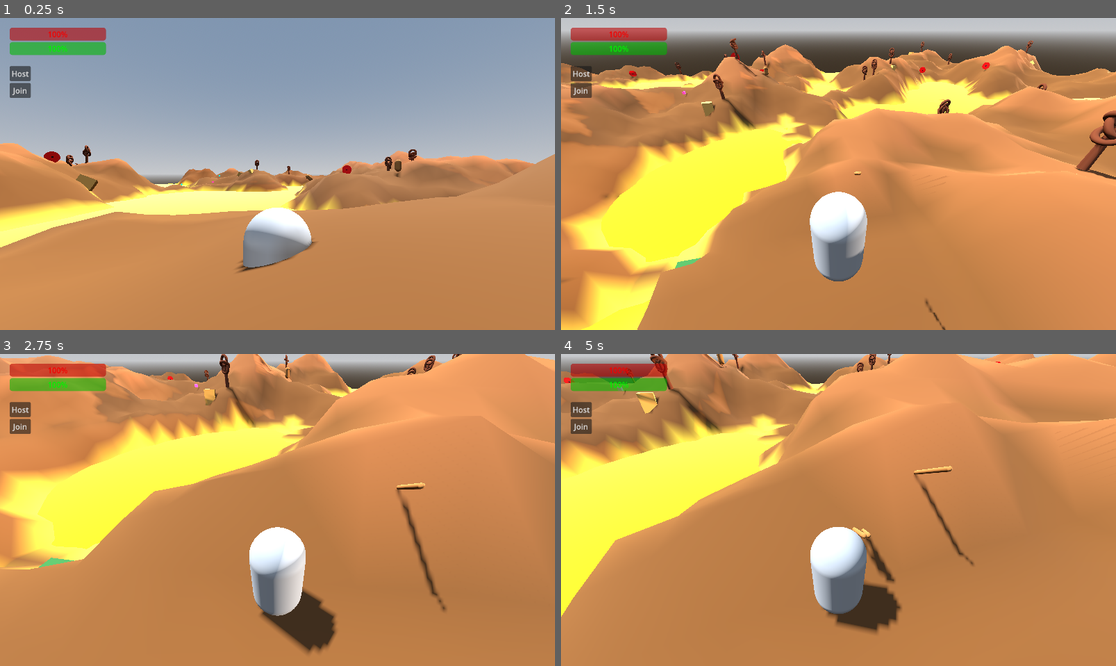
Above: before the commit, frames 1-4 (two rows, left to right).
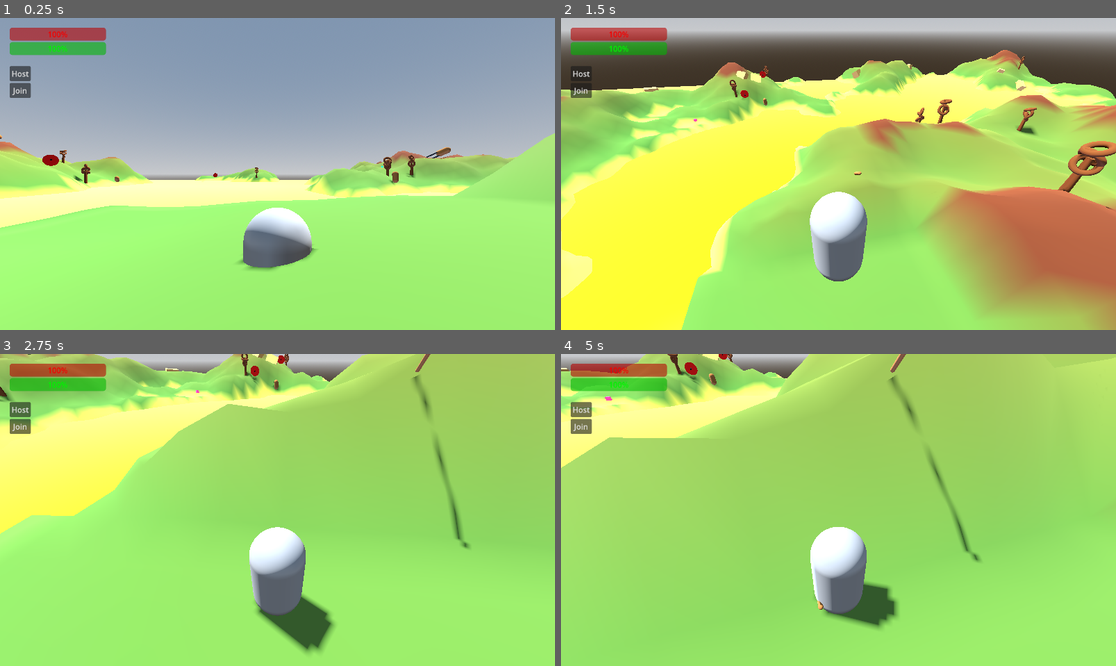
Above: after the commit, the same moments.

Repository: travist89/SpearMan
Game: Godot game, scene res://World.tscn
Same seed, same stepped clock (60 frames per second), same inputs: the game is played once before the commit and once after it. The project has no main scene, so this scene is started directly.
Inputs (mouse positions are in pixels of both pictures, inside the frame that each line leads up to):
- Up to frame 1 (0.25 s): no input
- Up to frame 2 (1.5 s): click "Host" at 0.5 s; move the mouse to (866, 174) at 1.27 s; press the mouse at (866, 174) at 1.28 s; hold Up (ui_up) from 1.28 s (still down)
- Up to frame 3 (2.75 s): keep holding Up (ui_up); move the mouse to (249, 510) at 2.02 s; release the mouse at (249, 510) at 2.03 s; tap Shift at 2.1 s
- Up to frame 4 (5 s): keep holding Up (ui_up); move the mouse to (849, 503) at 2.77 s; press the mouse at (849, 503) at 2.78 s; move the mouse to (832, 516) at 3.52 s; release the mouse at (832, 516) at 3.53 s; tap Shift at 3.6 s; move the mouse to (877, 513) at 4.27 s; press the mouse at (877, 513) at 4.28 s

The runs differ from the first frame. In frame 1, 52% of the frame differs, in the area x 0-100%, y 36-100%; in frame 2, 73%; in frame 3, 95%; in frame 4, 97%, in the area x 0-100%, y 0-100%.
Error before the commit: Invalid assignment of property or key 'light_intensity' with value of type 'float' on a base object of type 'DirectionalLight3D'. (res://World.gd:88)

Commit message:
Environment Fix: Restored greenery, improved lake visibility, and enhanced Day/Night sky colors

Diff:
--- a/World.gd
+++ b/World.gd
@@ -12,13 +12,13 @@
 # Environment
 var noise = FastNoiseLite.new()
 var terrain_size = 200.0
-var terrain_height = 15.0
+var terrain_height = 18.0
 var terrain_resolution = 100
-var lake_level = -2.0
+var lake_level = 0.0 # Raised lake level to be more visible
 
 # Day/Night Cycle
 var time = 0.0
-var day_duration = 60.0 # Seconds for a full day
+var day_duration = 120.0 # Slower day cycle
 var sun: DirectionalLight3D
 var moon: DirectionalLight3D
 var world_env: WorldEnvironment
@@ -39,7 +39,7 @@
 
 	randomize()
 	noise.seed = 12345
-	noise.frequency = 0.02
+	noise.frequency = 0.015
 	noise.fractal_octaves = 4
 
 	setup_environment()
@@ -48,65 +48,61 @@
 	update_day_night_cycle(delta)
 
 func setup_lighting_and_sky():
-	# World Environment
 	world_env = WorldEnvironment.new()
 	var env = Environment.new()
 	var sky = Sky.new()
 	var sky_mat = ProceduralSkyMaterial.new()
 
-	# Starry night setup
-	sky_mat.sky_top_color = Color(0.1, 0.1, 0.3)
-	sky_mat.sky_horizon_color = Color(0.5, 0.4, 0.5)
-	sky_mat.ground_bottom_color = Color(0.1, 0.1, 0.1)
-	sky_mat.ground_horizon_color = Color(0.5, 0.4, 0.5)
+	sky_mat.sky_top_color = Color(0.4, 0.6, 1.0)
+	sky_mat.sky_horizon_color = Color(0.6, 0.5, 0.4)
+	sky_mat.ground_bottom_color = Color(0.2, 0.1, 0.1)
 
 	sky.sky_material = sky_mat
 	env.sky = sky
 	env.background_mode = Environment.BG_SKY
 	env.ambient_light_source = Environment.AMBIENT_SOURCE_SKY
-
-	# Glow for mustard and stars
+	env.tonemap_mode = Environment.TONE_MAPPER_FILMIC
 	env.glow_enabled = true
-	env.glow_intensity = 0.8
-	env.glow_bloom = 0.2
 
 	world_env.environment = env
 	add_child(world_env)
 
-	# Sun
 	sun = DirectionalLight3D.new()
 	sun.name = "Sun"
 	sun.shadow_enabled = true
-	sun.light_color = Color(1.0, 0.9, 0.8)
+	sun.light_color = Color(1.0, 1.0, 0.8)
 	add_child(sun)
 
-	# Moon
 	moon = DirectionalLight3D.new()
 	moon.name = "Moon"
 	moon.shadow_enabled = true
-	moon.light_color = Color(0.4, 0.5, 0.8)
-	moon.light_intensity = 0.5
+	moon.light_color = Color(0.5, 0.6, 1.0)
+	moon.light_energy = 0.5
 	add_child(moon)
 
 func update_day_night_cycle(delta):
 	time += delta
 	var progress = fmod(time / day_duration, 1.0)
-	var angle = progress * TAU
-
-	# Rotate Sun & Moon
+	var angle = progress * TAU - (PI / 2) # Offset to start at dawn
+
 	sun.rotation.x = angle
 	moon.rotation.x = angle + PI
 
-	# Adjust energy based on altitude
-	sun.light_energy = clamp(sin(angle) * 2.0, 0.0, 1.2)
-	moon.light_energy = clamp(sin(angle + PI) * 2.0, 0.0, 0.8)
-
-	# Adjust sky colors for sunrise/sunset
+	var sun_height = sin(angle)
+	sun.light_energy = clamp(sun_height * 2.0, 0.0, 1.2)
+	moon.light_energy = clamp(-sun_height * 2.0, 0.0, 0.7)
+
 	var sky_mat = world_env.environment.sky.sky_material
-	var day_color = Color(0.4, 0.6, 1.0)
-	var night_color = Color(0.02, 0.02, 0.1)
-	var lerp_val = clamp(sin(angle) + 0.5, 0.0, 1.0)
-	sky_mat.sky_top_color = night_color.lerp(day_color, lerp_val)
+	var day_sky = Color(0.3, 0.5, 0.9)
+	var night_sky = Color(0.01, 0.01, 0.05)
+	var sunset_sky = Color(0.8, 0.3, 0.1)
+
+	if sun_height > 0.1:
+		sky_mat.sky_top_color = day_sky
+	elif sun_height > -0.1:
+		sky_mat.sky_top_color = sunset_sky
+	else:
+		sky_mat.sky_top_color = night_sky
 
 func create_multiplayer_ui():
 	var canvas = CanvasLayer.new()
@@ -142,7 +138,7 @@
 	var player = player_scene.instantiate()
 	player.name = str(id)
 	add_child(player)
-	player.position = Vector3(0, 15, 0)
+	player.position = Vector3(0, 20, 0)
 	if has_node("Player"): $Player.queue_free()
 
 func setup_environment():
@@ -152,39 +148,46 @@
 		scatter_targets(30)
 		scatter_enemies(12, 5)
 		scatter_collectibles(20)
-		scatter_pretzel_trees(60)
-		scatter_crouton_rocks(40)
+		scatter_pretzel_trees(50)
+		scatter_crouton_rocks(30)
 
 func create_terrain():
 	var st = SurfaceTool.new()
 	st.begin(Mesh.PRIMITIVE_TRIANGLES)
 	for z in range(terrain_resolution + 1):
 		for x in range(terrain_resolution + 1):
-			var percent_x = float(x) / terrain_resolution
-			var percent_z = float(z) / terrain_resolution
-			var world_x = (percent_x - 0.5) * terrain_size
-			var world_z = (percent_z - 0.5) * terrain_size
-			var y = noise.get_noise_2d(world_x, world_z) * terrain_height
-			if abs(world_x) < 10 and abs(world_z) < 10: y = lerp(y, 2.0, 0.8)
-			var color = Color(0.4, 0.25, 0.1)
-			if y < lake_level + 0.5: color = Color(0.8, 0.7, 0.2)
-			elif y > 5.0: color = Color(0.5, 0.3, 0.15)
+			var px = float(x) / terrain_resolution
+			var pz = float(z) / terrain_resolution
+			var wx = (px - 0.5) * terrain_size
+			var wz = (pz - 0.5) * terrain_size
+			var y = noise.get_noise_2d(wx, wz) * terrain_height
+			if abs(wx) < 12 and abs(wz) < 12: y = lerp(y, 2.0, 0.9)
+
+			# More colorful terrain logic
+			var color = Color(0.2, 0.4, 0.1) # Default Grass Green
+			if y < lake_level + 0.8:
+				color = Color(0.9, 0.8, 0.3) # Honey Mustard Sand
+			elif y > 8.0:
+				color = Color(0.4, 0.2, 0.1) # Bread Crust Peaks
+			else:
+				color = Color(0.3, 0.5, 0.2).lerp(Color(0.5, 0.3, 0.1), (y-lake_level)/terrain_height)
+
 			st.set_color(color)
-			st.add_vertex(Vector3(world_x, y, world_z))
+			st.add_vertex(Vector3(wx, y, wz))
 	for z in range(terrain_resolution):
 		for x in range(terrain_resolution):
-			var vert = z * (terrain_resolution + 1) + x
-			st.add_index(vert); st.add_index(vert + 1); st.add_index(vert + terrain_resolution + 1)
-			st.add_index(vert + 1); st.add_index(vert + terrain_resolution + 2); st.add_index(vert + terrain_resolution + 1)
+			var v = z * (terrain_resolution + 1) + x
+			st.add_index(v); st.add_index(v + 1); st.add_index(v + terrain_resolution + 1)
+			st.add_index(v + 1); st.add_index(v + terrain_resolution + 2); st.add_index(v + terrain_resolution + 1)
 	st.generate_normals()
-	var terrain = StaticBody3D.new()
-	terrain.name = "Terrain"
-	add_child(terrain)
 	var mesh_inst = MeshInstance3D.new()
 	mesh_inst.mesh = st.commit()
 	var mat = StandardMaterial3D.new()
 	mat.vertex_color_use_as_albedo = true
 	mesh_inst.material_override = mat
+	var terrain = StaticBody3D.new()
+	terrain.name = "Terrain"
+	add_child(terrain)
 	terrain.add_child(mesh_inst)
 	var col = CollisionShape3D.new()
 	col.shape = mesh_inst.mesh.create_trimesh_shape()
@@ -192,9 +195,15 @@
 
 func create_mustard_lakes():
 	var lake_inst = MeshInstance3D.new()
-	lake_inst.mesh = PlaneMesh.new(); lake_inst.mesh.size = Vector2(terrain_size, terrain_size)
+	var lake_mesh = PlaneMesh.new(); lake_mesh.size = Vector2(terrain_size, terrain_size)
+	lake_inst.mesh = lake_mesh
 	lake_inst.position.y = lake_level
-	var mat = StandardMaterial3D.new(); mat.albedo_color = Color(0.9, 0.8, 0.0); mat.roughness = 0.1; mat.emission_enabled = true; mat.emission = Color(0.2, 0.15, 0)
+	var mat = StandardMaterial3D.new()
+	mat.albedo_color = Color(1.0, 0.85, 0.0) # Very bright mustard
+	mat.roughness = 0.05
+	mat.metallic = 0.1
+	mat.emission_enabled = true
+	mat.emission = Color(0.3, 0.2, 0)
 	lake_inst.material_override = mat
 	add_child(lake_inst)
 
@@ -202,17 +211,19 @@
 	for i in range(count):
 		var x = randf_range(-terrain_size/2, terrain_size/2); var z = randf_range(-terrain_size/2, terrain_size/2)
 		var y = noise.get_noise_2d(x, z) * terrain_height
-		if y < lake_level + 1.0 or (abs(x) < 12 and abs(z) < 12): continue
+		if y < lake_level + 1.0 or (abs(x) < 15 and abs(z) < 15): continue
 		create_pretzel_tree_at(Vector3(x, y, z))
 
 func create_pretzel_tree_at(pos):
 	var tree = Node3D.new(); tree.name = "PretzelTree"; add_child(tree); tree.position = pos
 	var trunk = MeshInstance3D.new(); trunk.mesh = CylinderMesh.new(); trunk.mesh.top_radius = 0.2; trunk.mesh.bottom_radius = 0.3; trunk.mesh.height = 3.0
-	var trunk_mat = StandardMaterial3D.new(); trunk_mat.albedo_color = Color(0.4, 0.2, 0.1); trunk.material_override = trunk_mat; trunk.position.y = 1.5; tree.add_child(trunk)
+	var trunk_mat = StandardMaterial3D.new(); trunk_mat.albedo_color = Color(0.45, 0.25, 0.1); trunk.material_override = trunk_mat; trunk.position.y = 1.5; tree.add_child(trunk)
 	for i in range(3):
-		var loop = MeshInstance3D.new(); loop.mesh = TorusMesh.new(); loop.mesh.inner_radius = 0.4; loop.mesh.outer_radius = 0.8; loop.material_override = trunk_mat; loop.position.y = 2.5 + (i * 0.5); loop.rotation = Vector3(randf(), randf(), randf()) * PI; tree.add_child(loop)
-		for j in range(5):
-			var salt = MeshInstance3D.new(); salt.mesh = BoxMesh.new(); salt.mesh.size = Vector3(0.1, 0.1, 0.1); salt.material_override = StandardMaterial3D.new(); salt.material_override.albedo_color = Color(1,1,1); var a = randf()*TAU; salt.position = Vector3(cos(a)*0.7, 0, sin(a)*0.7); loop.add_child(salt)
+		var loop = MeshInstance3D.new(); loop.mesh = TorusMesh.new(); loop.mesh.inner_radius = 0.4; loop.mesh.outer_radius = 0.8; loop.material_override = trunk_mat; loop.position.y = 2.5 + (i * 0.6); loop.rotation = Vector3(randf(), randf(), randf()) * PI; tree.add_child(loop)
+		for j in range(4):
+			var salt = MeshInstance3D.new(); salt.mesh = BoxMesh.new(); salt.mesh.size = Vector3(0.12, 0.12, 0.12)
+			var smat = StandardMaterial3D.new(); smat.albedo_color = Color(1,1,1); salt.material_override = smat
+			var a = randf()*TAU; salt.position = Vector3(cos(a)*0.7, 0, sin(a)*0.7); loop.add_child(salt)
 
 func scatter_crouton_rocks(count):
 	for i in range(count):
@@ -222,11 +233,9 @@
 		create_crouton_rock_at(Vector3(x, y, z))
 
 func create_crouton_rock_at(pos):
-	var rock = MeshInstance3D.new()
-	rock.mesh = BoxMesh.new(); rock.mesh.size = Vector3(randf_range(1, 3), randf_range(1, 2), randf_range(1, 3))
-	var mat = StandardMaterial3D.new(); mat.albedo_color = Color(0.8, 0.6, 0.3) # Toasty Crouton
-	rock.material_override = mat
-	add_child(rock); rock.position = pos; rock.rotation = Vector3(randf(), randf(), randf()) * PI
+	var rock = MeshInstance3D.new(); rock.mesh = BoxMesh.new(); rock.mesh.size = Vector3(randf_range(1.5, 4), randf_range(1, 3), randf_range(1.5, 4))
+	var mat = StandardMaterial3D.new(); mat.albedo_color = Color(0.85, 0.65, 0.35)
+	rock.material_override = mat; add_child(rock); rock.position = pos; rock.rotation = Vector3(randf(), randf(), randf()) * PI
 
 func scatter_targets(count):
 	for i in range(count):
